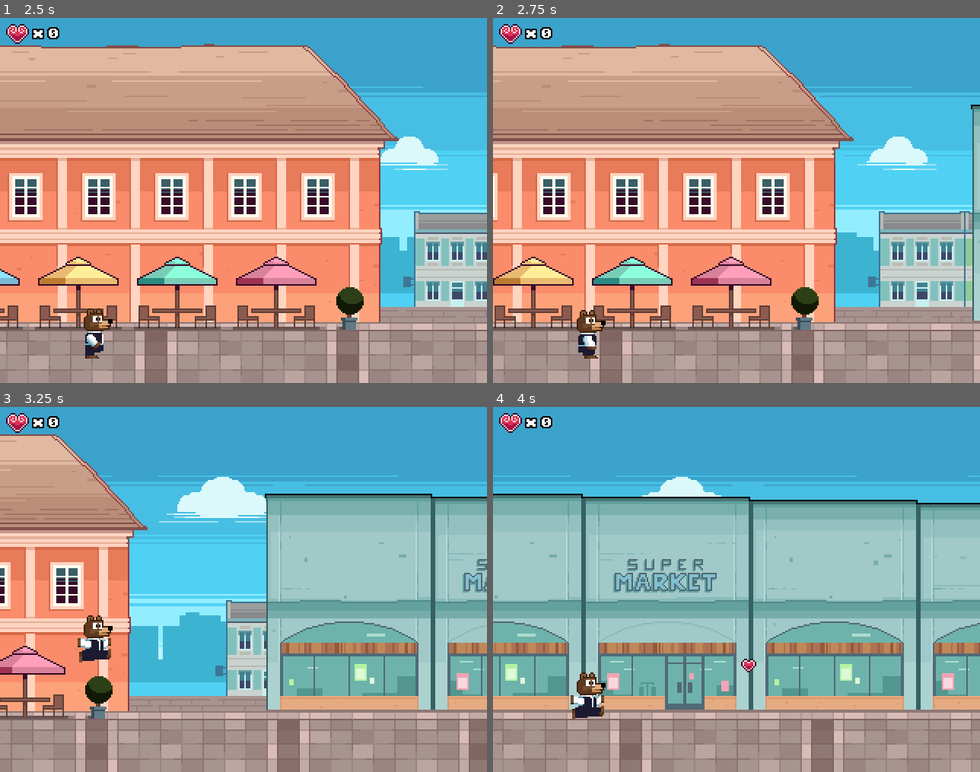
Above: before the commit, frames 1-4 (two rows, left to right).
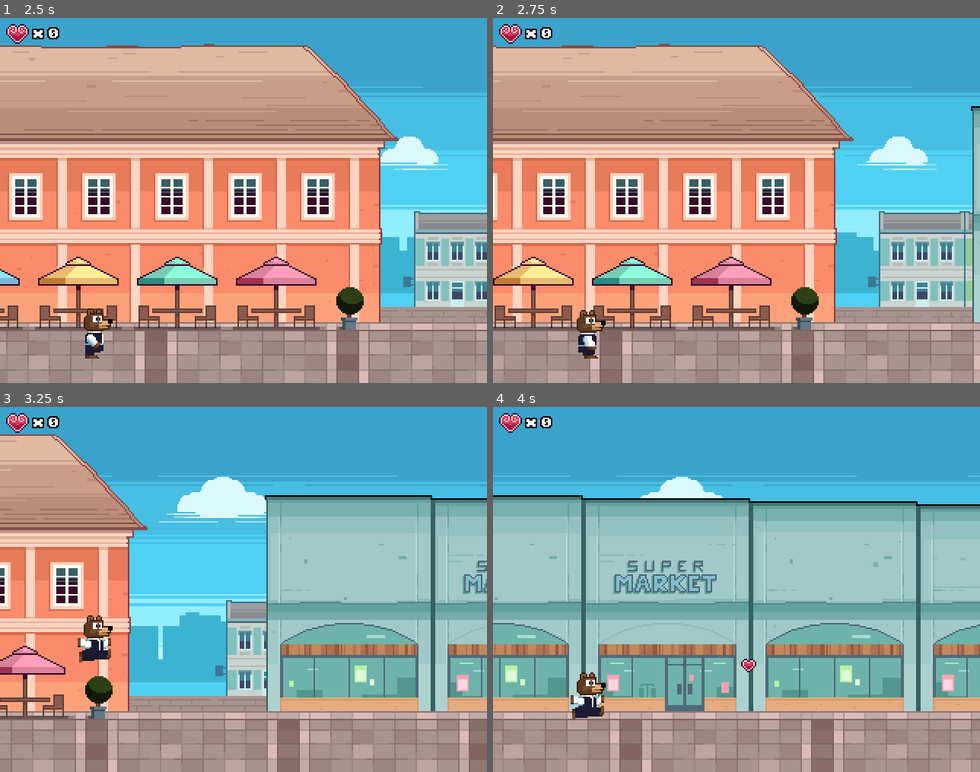
Above: after the commit, the same moments.

Repository: nikolawhallon/SomborSprint
Game: Godot game, scene res://Scenes/Game.tscn
Same seed, same stepped clock (60 frames per second), same inputs: the game is played once before the commit and once after it.
Inputs:
- Up to frame 1 (2.5 s): hold D 0.53-2.03 s; tap Space at 0.77, 1.52 s; hold A from 2.03 s (still down)
- Up to frame 2 (2.75 s): keep holding A
- Up to frame 3 (3.25 s): release A at 2.78 s; hold D from 2.78 s (still down); tap Space at 3.02 s
- Up to frame 4 (4 s): keep holding D; tap Space at 3.77 s

Frame 1 is identical in both runs. In frame 2, less than 0.1% of the frame differs, in the area x 98-100%, y 23-84%; in frame 3, 2.9%; in frame 4, 6.6%, in the area x 0-100%, y 23-84%.

Commit message:
opanci logic pretty good

Diff:
--- a/Scenes/Game.gd
+++ b/Scenes/Game.gd
@@ -49,7 +49,8 @@
 	$CanvasLayer/MarginContainer/HBoxContainer/LicitarScore.text = str(score)
 
 func _on_OpanciSpawnTimer_timeout():
-	if $Player.has_opanci:
-		$Player.has_opanci = false
-	else:
-		$Player.has_opanci = true
+	if !$Player.has_opanci:
+		var opanci = load("res://Scenes/Opanci.tscn").instance()
+		opanci.position.x = $Player.position.x + 854
+		opanci.position.y = rng.randf_range(240 - 32, 240 - 16)
+		add_child(opanci)
--- a/Scenes/Game.tscn
+++ b/Scenes/Game.tscn
@@ -132,7 +132,7 @@
 texture = ExtResource( 10 )
 
 [node name="SuperMarket" type="Sprite" parent="ParallaxBackground/Foreground"]
-position = Vector2( 1101, 130 )
+position = Vector2( 1101, 131 )
 texture = ExtResource( 15 )
 
 [node name="BuildingC" type="Sprite" parent="ParallaxBackground/Foreground"]
@@ -171,7 +171,7 @@
 autostart = true
 
 [node name="OpanciSpawnTimer" type="Timer" parent="."]
-wait_time = 4.0
+wait_time = 12.0
 autostart = true
 
 [node name="CanvasLayer" type="CanvasLayer" parent="."]
--- /dev/null
+++ b/Scenes/Opanci.gd
@@ -0,0 +1,9 @@
+extends Area2D
+
+func destroy():
+	get_tree().queue_delete(self)
+
+func _on_Opanci_body_entered(body):
+	if body.is_in_group("Player"):
+		body.has_opanci = true
+		destroy()
--- /dev/null
+++ b/Scenes/Opanci.tscn
@@ -0,0 +1,19 @@
+[gd_scene load_steps=4 format=2]
+
+[ext_resource path="res://Assets/opanci.png" type="Texture" id=1]
+[ext_resource path="res://Scenes/Opanci.gd" type="Script" id=2]
+
+[sub_resource type="RectangleShape2D" id=1]
+extents = Vector2( 10, 5.5 )
+
+[node name="Opanci" type="Area2D"]
+script = ExtResource( 2 )
+
+[node name="Sprite" type="Sprite" parent="."]
+position = Vector2( 1, 0.5 )
+texture = ExtResource( 1 )
+
+[node name="CollisionShape2D" type="CollisionShape2D" parent="."]
+shape = SubResource( 1 )
+
+[connection signal="body_entered" from="." to="." method="_on_Opanci_body_entered"]
--- a/Scenes/Player.gd
+++ b/Scenes/Player.gd
@@ -12,6 +12,7 @@
 var just_jumped = false
 
 var has_opanci = false
+var yugos_destroyed = 0
 
 func set_animation(action):
 	if action == "jump":
@@ -31,6 +32,10 @@
 			$AnimatedSprite.animation = "idle"
 
 func _physics_process(_delta):
+	if yugos_destroyed == 5:
+		has_opanci = false
+		yugos_destroyed = 0
+
 	if !is_on_floor():
 		velocity.y += gravity
 
--- a/Scenes/Yugo.gd
+++ b/Scenes/Yugo.gd
@@ -15,6 +15,6 @@
 			var speed = velocity.length() + body.velocity.length()
 			velocity.x = speed
 			velocity.y = -speed
-			#destroy()
+			body.yugos_destroyed += 1
 		else:
 			body.take_damage()
